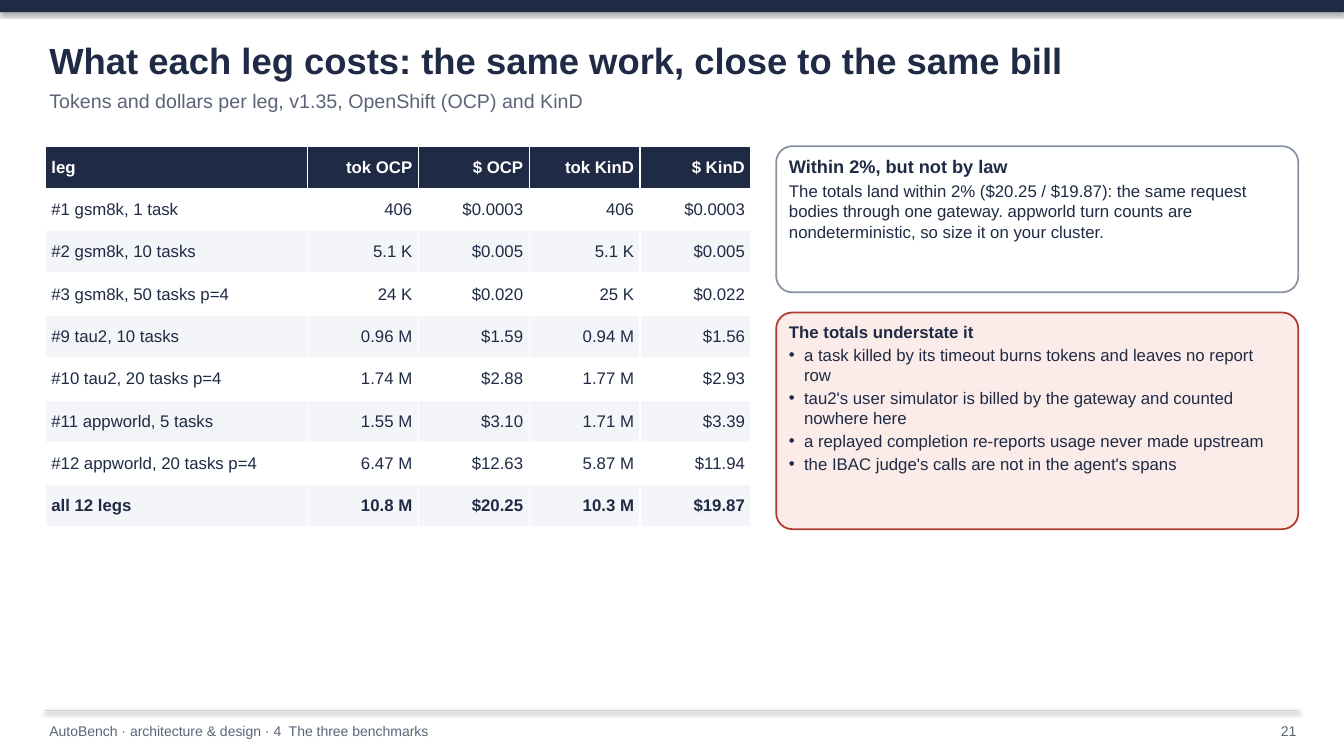
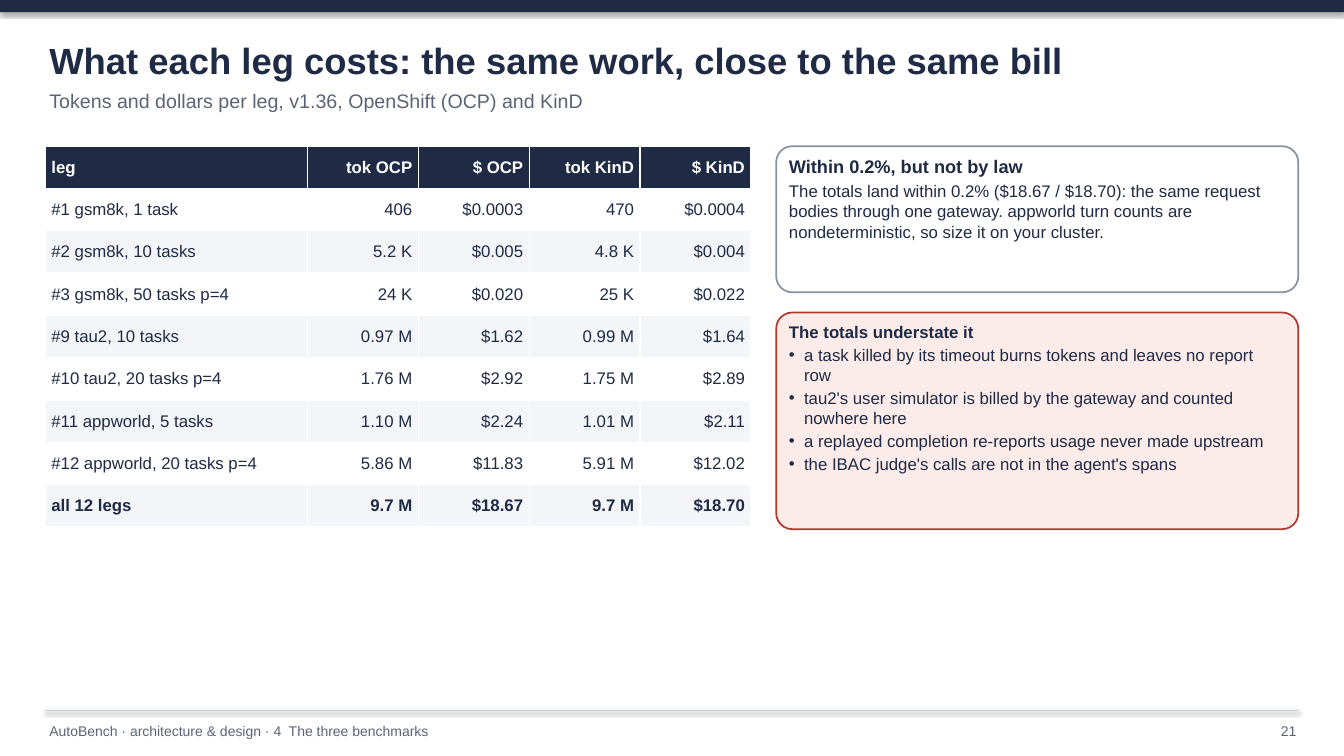
Before and after one commit to rossoctl/autobench, a slide deck: slide 21 of docs/AutoBench.pptx. Drawn at 1344x756 pixels with LibreOffice and Linux fonts; fonts in the diff are those of the drawing. Boxes give left, top, right and bottom in pixels: in the first picture for what was removed or moved away, otherwise in the second. Text is boxed around its words. In the diff, an @@ line names an element or a change of style, - is before the commit and + after.

```diff
--- a/docs/AutoBench.pptx
+++ b/docs/AutoBench.pptx
@@ text at box(49, 94, 583, 112): text changed @@
-Tokens and dollars per leg, v1.35, OpenShift (OCP) and KinD
+Tokens and dollars per leg, v1.36, OpenShift (OCP) and KinD
@@ table at box(45, 146, 751, 527) @@
-row 2, column 4: 406
+row 2, column 4: 470
-row 2, column 5: $0.0003
+row 2, column 5: $0.0004
-row 3: #2 gsm8k, 10 tasks | 5.1 K | $0.005 | 5.1 K | $0.005
+row 3: #2 gsm8k, 10 tasks | 5.2 K | $0.005 | 4.8 K | $0.004
-row 5: #9 tau2, 10 tasks | 0.96 M | $1.59 | 0.94 M | $1.56
+row 5: #9 tau2, 10 tasks | 0.97 M | $1.62 | 0.99 M | $1.64
-row 6: #10 tau2, 20 tasks p=4 | 1.74 M | $2.88 | 1.77 M | $2.93
+row 6: #10 tau2, 20 tasks p=4 | 1.76 M | $2.92 | 1.75 M | $2.89
-row 7: #11 appworld, 5 tasks | 1.55 M | $3.10 | 1.71 M | $3.39
+row 7: #11 appworld, 5 tasks | 1.10 M | $2.24 | 1.01 M | $2.11
-row 8: #12 appworld, 20 tasks p=4 | 6.47 M | $12.63 | 5.87 M | $11.94
+row 8: #12 appworld, 20 tasks p=4 | 5.86 M | $11.83 | 5.91 M | $12.02
-row 9: all 12 legs | 10.8 M | $20.25 | 10.3 M | $19.87
+row 9: all 12 legs | 9.7 M | $18.67 | 9.7 M | $18.70
@@ text in rounded rectangle at box(789, 159, 1261, 242): text changed @@
-Within 2%, but not by law
-The totals land within 2% ($20.25 / $19.87): the same request bodies through one gateway. appworld turn counts are nondeterministic, so size it on your cluster.
+Within 0.2%, but not by law
+The totals land within 0.2% ($18.67 / $18.70): the same request bodies through one gateway. appworld turn counts are nondeterministic, so size it on your cluster.
```
Also in this commit, not shown: 23 other slides changed, 37 other files.
